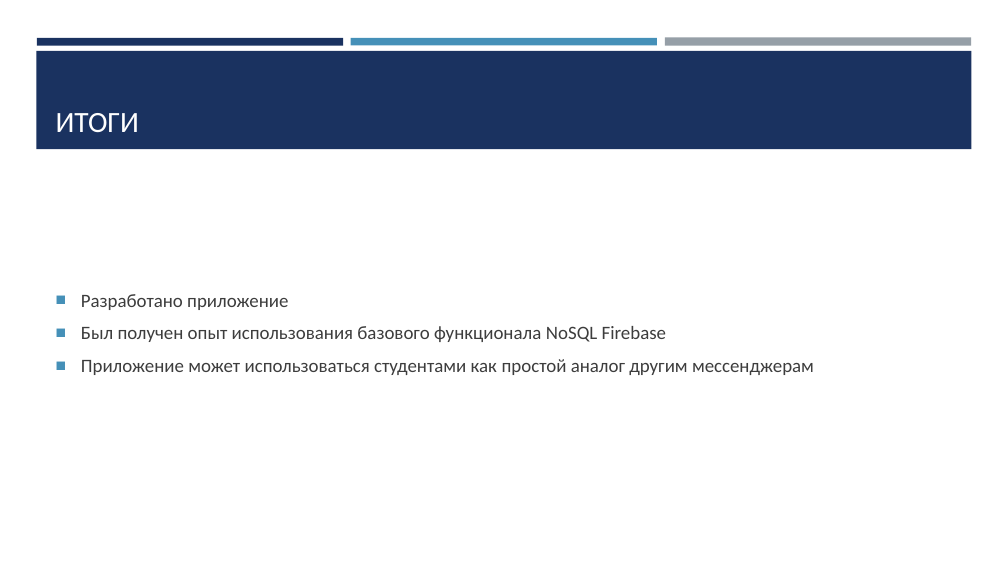
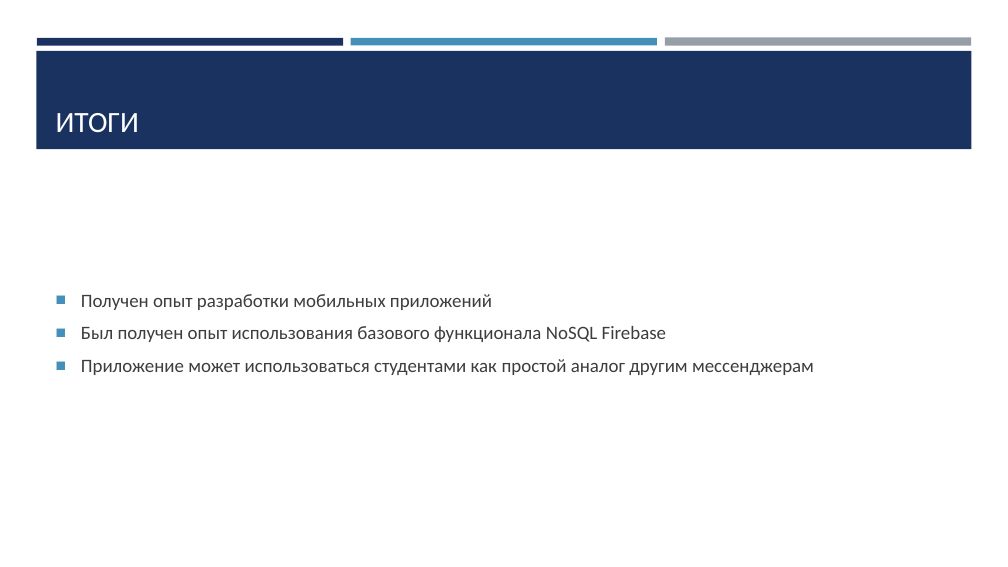
Before and after one commit to btwlav/ChatTutorial1, a slide deck: slide 7 of shemas/Выступление.pptx. Drawn at 1008x567 pixels with LibreOffice and Linux fonts; fonts in the diff are those of the drawing. Boxes give left, top, right and bottom in pixels: in the first picture for what was removed or moved away, otherwise in the second. Text is boxed around its words. In the diff, an @@ line names an element or a change of style, - is before the commit and + after.

Commit message:
final

```diff
--- a/shemas/Выступление.pptx
+++ b/shemas/Выступление.pptx
@@ text at (x1=81, y1=294, x2=492, y2=310): text changed @@
-■ Разработано приложение
+■ Получен опыт разработки мобильных приложений
```
Also in this commit, not shown: 1 other slide changed.
